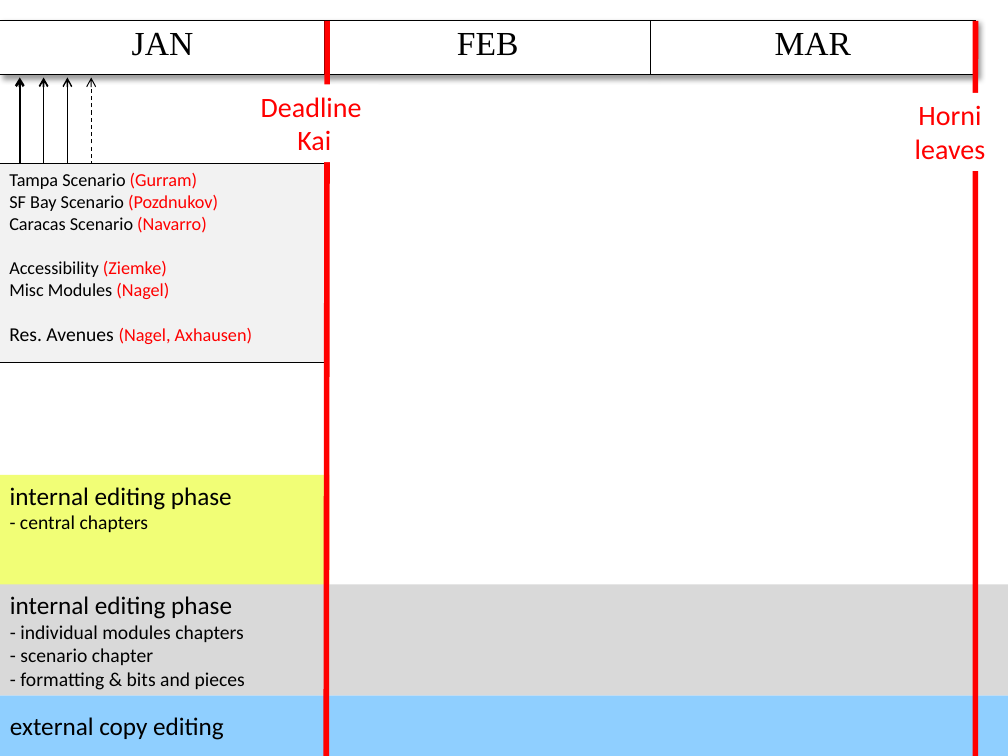
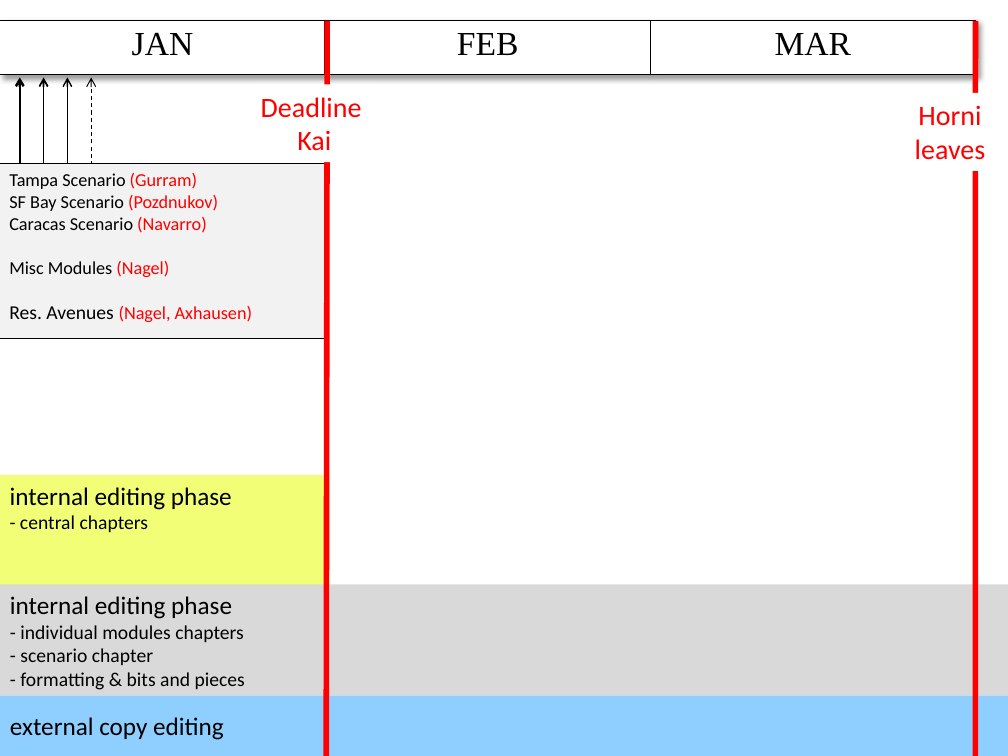
Before and after one commit to sashigurram/book, a slide deck: slide 1 of admin/timeline.pptx. Drawn at 1008x756 pixels with LibreOffice and Linux fonts; fonts in the diff are those of the drawing. Boxes give left, top, right and bottom in pixels: in the first picture for what was removed or moved away, otherwise in the second. Text is boxed around its words. In the diff, an @@ line names an element or a change of style, - is before the commit and + after.

```diff
--- a/admin/timeline.pptx
+++ b/admin/timeline.pptx
@@ rectangle "Tampa Scenario (Gurram)": place and size @@
-rectangle "Tampa Scenario (Gurram)" at [0, 163, 326, 362]
+rectangle "Tampa Scenario (Gurram)" at [0, 163, 326, 338]
@@ text in rectangle at [9, 261, 167, 277]: paragraph removed @@
-Accessibility (Ziemke)
```
